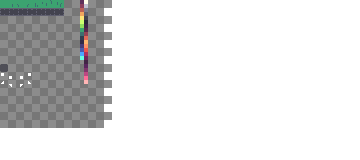
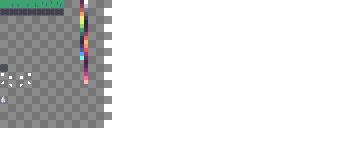
Two versions of the same layered image (360×160). Layer-by-layer changes:
painted on "Sprites" over [1, 96, 6, 103]
